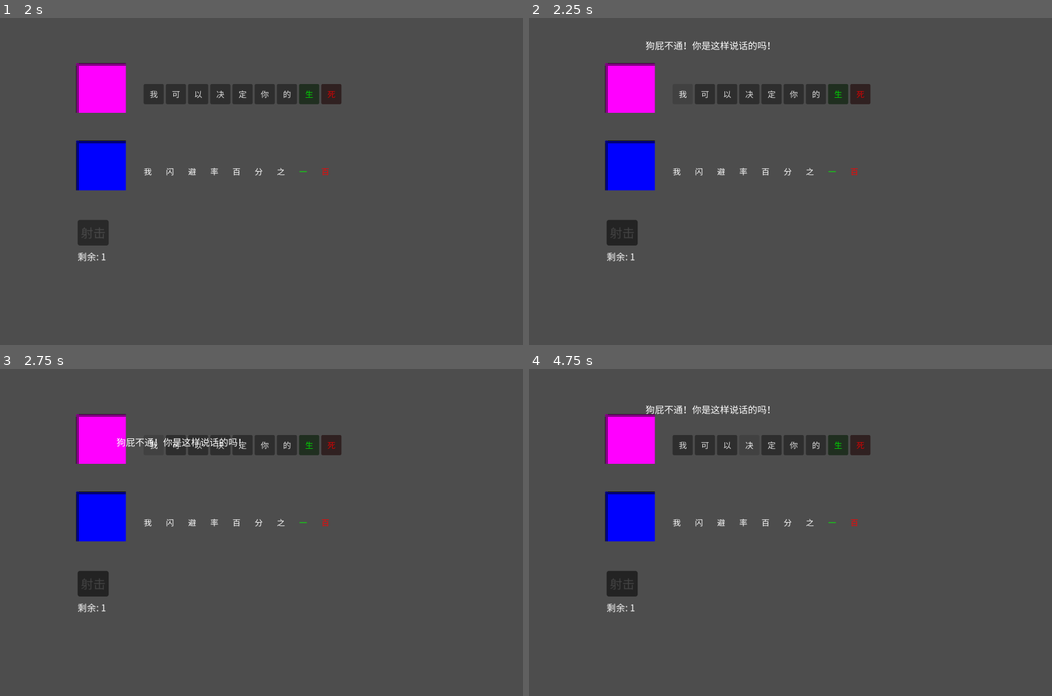
Above: before the commit, frames 1-4 (two rows, left to right).
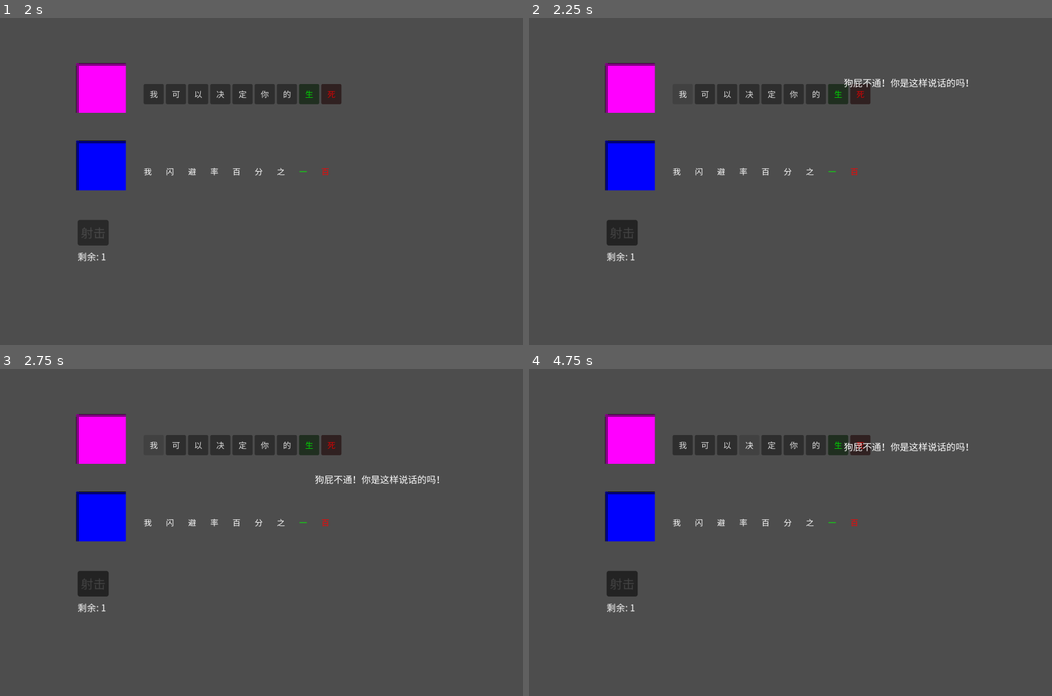
Above: after the commit, the same moments.

Repository: wangcocoo00/ziciyici
Game: Godot game, scene res://scenes/main_menu.tscn
Two runs of this game, one before a commit and one after it. Both use one fixed random seed, a clock stepped at 60 frames per second and the inputs below.
Inputs (mouse positions are in pixels of both pictures, inside the frame that each line leads up to):
- Up to frame 1 (2 s): click (277, 220) at 0.5 s; click "射击" at 1.25 s
- Up to frame 2 (2.25 s): click "我" at 2 s
- Up to frame 3 (2.75 s): no input
- Up to frame 4 (4.75 s): click "可" at 2.75 s; click "以" at 3.5 s; click "决" at 4.25 s

Frame 1 is identical in both runs. In frame 2, 0.6% of the frame differs, in the area x 22-84%, y 7-22%; in frame 3, 0.6%; in frame 4, 0.6%.

Commit message:
第一关基本完成

Diff:
--- a/ziciyici/scenes/battle_xiongxiong.tscn
+++ b/ziciyici/scenes/battle_xiongxiong.tscn
@@ -72,10 +72,13 @@
 [node name="FoxSprite" type="Sprite2D" parent="FoxPopup" unique_id=891934620]
 
 [node name="DialogBubble" type="Label" parent="FoxPopup/FoxSprite" unique_id=1693996157]
-offset_left = -100.0
-offset_top = -30.0
-offset_right = 100.0
-offset_bottom = 10.0
+anchors_preset = 9
+anchor_bottom = 1.0
+offset_left = 411.0
+offset_top = 66.0
+offset_right = 611.0
+offset_bottom = 105.0
+grow_vertical = 2
 theme_override_fonts/font = ExtResource("8_ih0ju")
 theme_override_font_sizes/font_size = 24
 horizontal_alignment = 1
